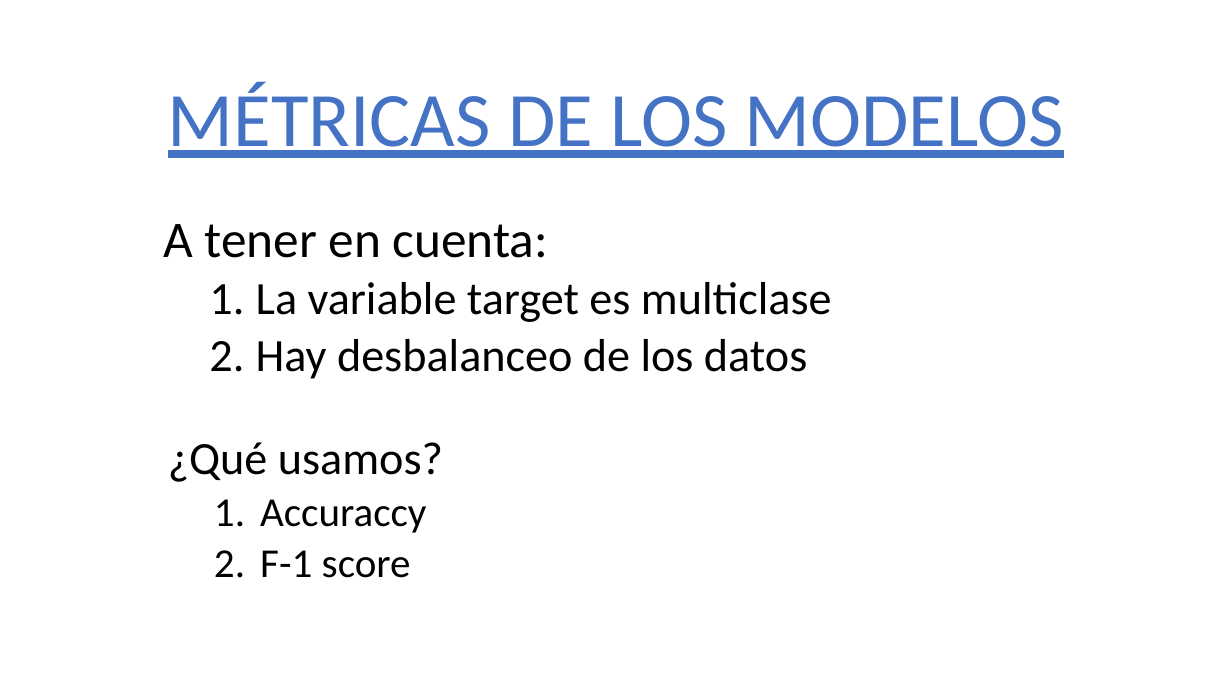
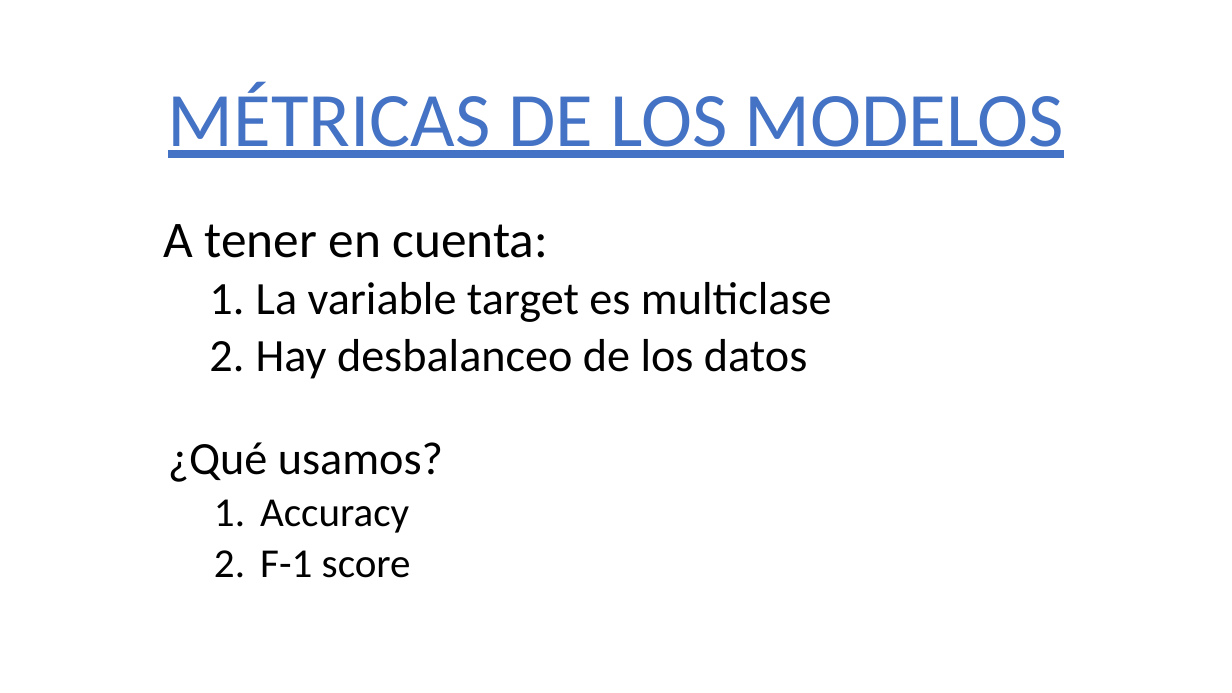
Before and after one commit to 75Engel/Estimacion_tipologia_usuarios_Servicios_Sociales_Ayto_Madrid, a slide deck: slide 11 of Presentacion_projecto.pptx. Drawn at 1232x693 pixels with LibreOffice and Linux fonts; fonts in the diff are those of the drawing; background and template pictures are left out. Boxes give left, top, right and bottom in pixels: in the first picture for what was removed or moved away, otherwise in the second. Text is boxed around its words. In the diff, an @@ line names an element or a change of style, - is before the commit and + after.

```diff
--- a/Presentacion_projecto.pptx
+++ b/Presentacion_projecto.pptx
@@ text at (x1=260, y1=499, x2=409, y2=533): text changed @@
-  1. Accuraccy
+  1. Accuracy
```
Also in this commit, not shown: 2 other slides changed.
